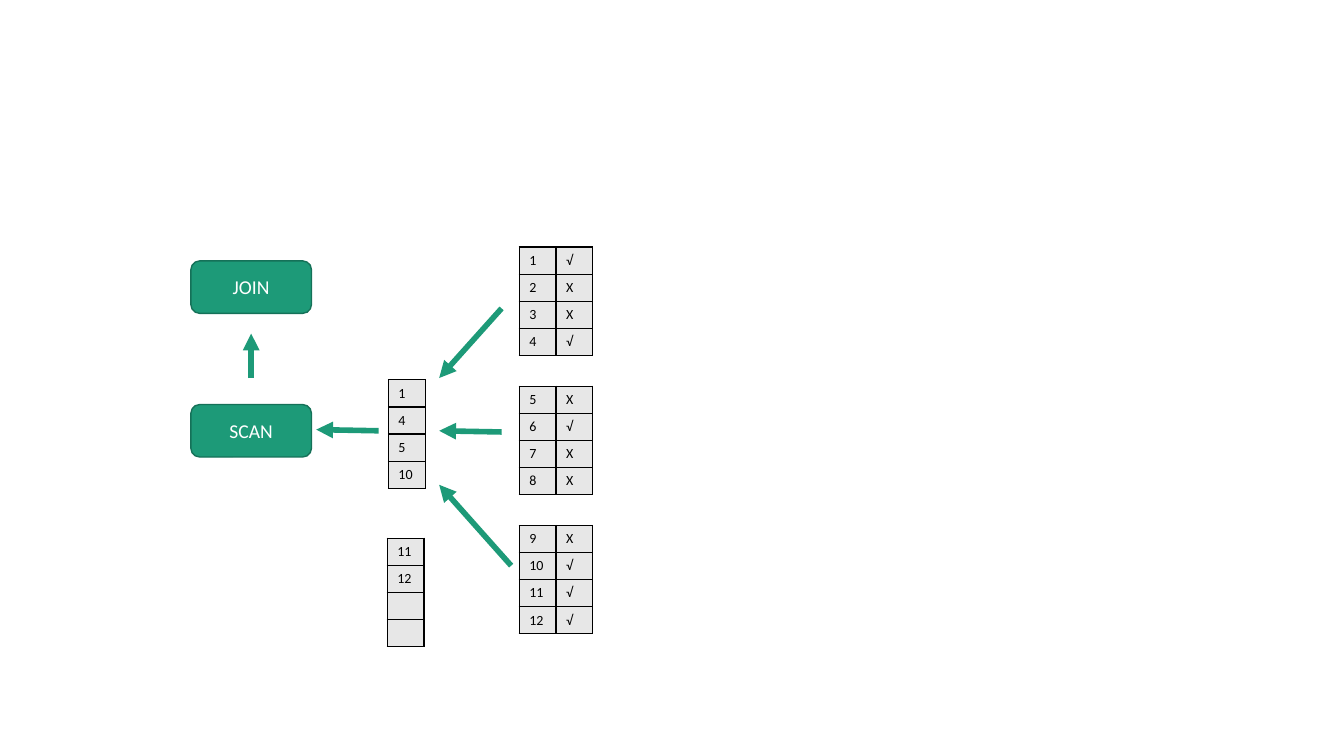
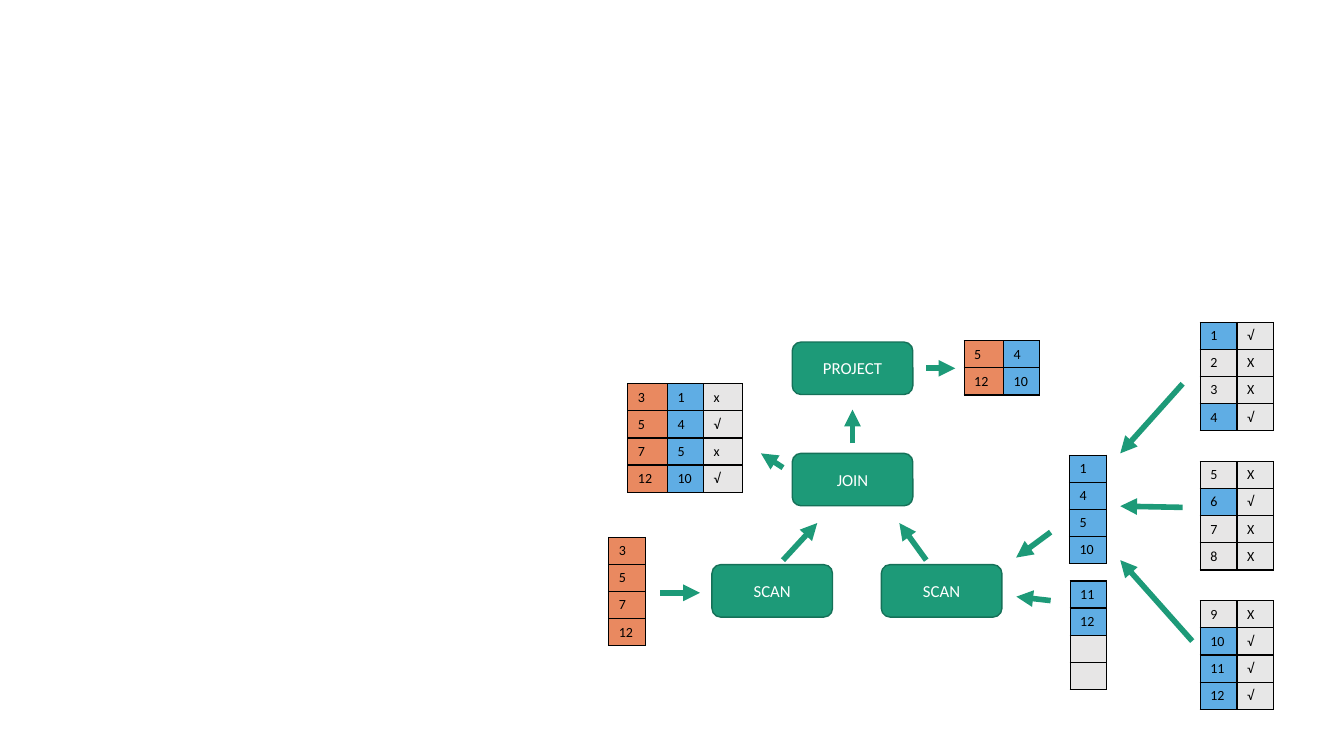
Before and after one commit to scott-zgeng/thor, a slide deck: slide 8 of doc/thor architecture.pptx. Drawn at 1344x756 pixels with LibreOffice and Linux fonts; fonts in the diff are those of the drawing. Boxes give left, top, right and bottom in pixels: in the first picture for what was removed or moved away, otherwise in the second. Text is boxed around its words. In the diff, an @@ line names an element or a change of style, - is before the commit and + after.

```diff
--- a/doc/thor architecture.pptx
+++ b/doc/thor architecture.pptx
@@ table at [1201, 323, 1275, 431] @@
@@ fill #E7E7E7 to #5FADE4 in 2 cells @@
@@ fill #E7E7E7 to #E7E6E6 in 3 cells @@
@@ rounded rectangle added at [792, 342, 913, 394], fill #1D9A78, outline #157259 1 pt, 12 pt, text #FFFFFF @@
+PROJECT
@@ table added at [964, 341, 1040, 394], 2 rows, 2 columns @@
+5 | 4
+12 | 10
@@ table added at [628, 384, 743, 492], 4 rows, 3 columns @@
+3 | 1 | x
+5 | 4 | √
+7 | 5 | x
+12 | 10 | √
@@ arrow added from (927, 368) to (956, 368), #1D9A78 4 pt @@
@@ arrow added from (853, 444) to (853, 409), #1D9A78 4 pt @@
@@ arrow added from (783, 468) to (761, 454), #1D9A78 4 pt @@
@@ rounded rectangle "JOIN" at [792, 454, 913, 506]: size 14 to 12 pt @@
@@ rounded rectangle "JOIN": place and size @@
-rounded rectangle "JOIN" at [191, 261, 312, 314]
+rounded rectangle "JOIN" at [792, 454, 913, 506]
@@ table at [1070, 456, 1107, 564] @@
@@ fill #E7E7E7 to #5FADE4 in 4 cells @@
@@ table at [1201, 462, 1275, 570] @@
@@ fill #E7E7E7 to #E7E6E6 in 3 cells @@
@@ fill #E7E7E7 to #5FADE4 in row 2, column 1 @@
@@ 4 tables, 3 arrows: place and size @@
-4 tables, 3 arrows at [388, 247, 594, 633]
+4 tables, 3 arrows at [1070, 323, 1275, 709]
@@ table added at [609, 537, 646, 645], 4 rows, 1 columns @@
+3
+5
+7
+12
@@ arrow added from (783, 561) to (818, 523), #1D9A78 4 pt @@
@@ arrow moved from (251, 378) - (251, 334) to (927, 561) - (899, 523) @@
@@ arrow moved from (379, 431) - (317, 430) to (1051, 532) - (1016, 558) @@
@@ rounded rectangle added at [712, 565, 833, 617], fill #1D9A78, outline #157259 1 pt, 12 pt, text #FFFFFF @@
+SCAN
@@ rounded rectangle "SCAN": place and size @@
-rounded rectangle "SCAN" at [191, 404, 312, 457]
+rounded rectangle "SCAN" at [881, 565, 1002, 617]
@@ rounded rectangle "SCAN" at [881, 565, 1002, 617]: size 14 to 12 pt @@
@@ arrow added from (660, 593) to (700, 593), #1D9A78 4 pt @@
@@ arrow added from (1051, 601) to (1016, 597), #1D9A78 4 pt @@
@@ table at [1071, 581, 1108, 689] @@
@@ fill #E7E7E7 to #5FADE4 in 2 cells @@
@@ fill #E7E7E7 to #E7E6E6 in 2 cells @@
@@ table: place and size @@
-table at [387, 538, 424, 646]
+table at [1071, 581, 1108, 689]
@@ table at [1201, 601, 1275, 709] @@
@@ fill #E7E7E7 to #E7E6E6 in row 1, column 1 @@
@@ fill #E7E7E7 to #5FADE4 in 3 cells @@
```
Also in this commit, not shown: 9 other files.
